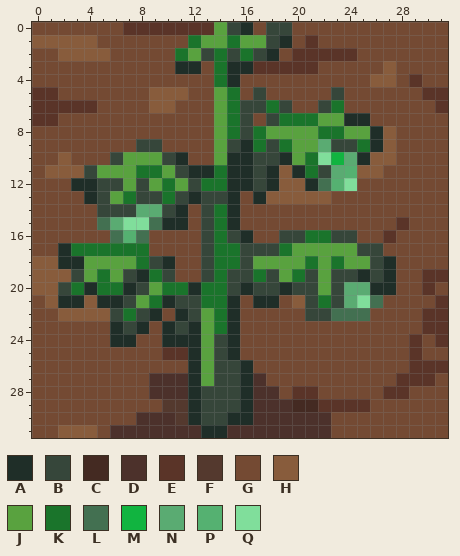
Two states of a pixel-art sprite, www/images/tomatoGrow2.png. Above, as it was before the edit.
The file is 32x32 pixels. Colours within 5 levels of each other are drawn and written as one.
Palette (. is transparent): A #1f2e28  B #36463a  C #442a22  D #4c312b  E #5a3428  F #54392e  G #744a33  H #885c3c  J #59a23f  K #1a742b  L #437051  M #11b440  N #5aab72  P #55b171  Q #80de9b
Pixels before, first column x 0:
 0 GGGGGGGEEEEEEEJBAGBBGGGGGGGGGGGG
 1 HHHHHGGGGGGGKJJKJJBAGEGGGGGGGGGG
 2 GGHHHHGGGGGKJBKBKBAGEEEEEGGGGGGG
 3 GGGGGGGGGGGAAGKAAEEEEEGGGGGHGGGG
 4 GGGGGGGGGGGGGGKAGGGGGGGGGGHHGEGG
 5 EEGGGGGGGHHHGGJKGBGGGGGBGGGGGGEE
 6 EEEEEGGGGHHGGGJKBBKBGGBKGGGGGGGE
 7 EEGGGGGGGGGGGGJKBGBKKKJJAAGGGGGG
 8 GGGGGGGGGGGGGGJKBKJJJJKKJJAHGGGG
 9 GGGGGGGGBBGGGGJBAKBKJJNBBKAHGGGG
10 GGHGGGBJJJBAGGJAABBAJKQMNAHHGGGG
11 GHHHBJJJKKJBAAKAABAHAKBNPHHGGGGG
12 GGGAABBJBJKJBKKAABAHHALPQGGGGGGG
13 GGGGABJKBBKBABBAGAHHHHHGGGGGGGGG
14 GGGGGBBBNNBAGBKAGGGGGGGGGGGGGGGG
15 GGGGGLNQQLAAGBKAGGGGGGGGGGGGEGGG
16 GGGGGGLPLGGGGBKBAGGBBKKBBGGEGGGG
17 GGAKKKKKKGGGGBKKBBBKJJJJJBBGGGGG
18 HHAAJJJJKBAGGBKKBJJJJKJKJJBAGGGG
19 HHHBJKJBAKBGGBKBBKBJKBJBBABAGGEE
20 HHBKAKKABJKKAKKBABBABBJBNNAAGGEG
21 GHAAHAABJKABBKKAGAAGHBKBNQLGGGGE
22 GGHHHHBKBAGABJKAGGGGGBBLLLGGGGEE
23 GGGGGGABAGABAJKAGGGGGGGGGGGGGGEE
24 GGGGGGAAGGAAAJBAGGGGGGGGGGGGGEGE
25 GGGGGGGGGGEEAJBAGGGGGGGGGGGGGEGG
26 GGGGGGGGGGGGAJBBAGGGGGGGGGGGGEEE
27 GGGGGGGGGDDDAJBBADGGGGGGGGGGEEEG
28 GGGGGGGGGDDDABBBADDGEEGGGGGEEGGG
29 GGGGGGGGGGFFABBBADDDCCEEEEGGGGGG
30 GGGGGGGGDDDFABBAADDDDDDGGGGGGGGG
31 GGHHHGDDDDDDDAADDDDDDDDGGGGGGGGG
New version:
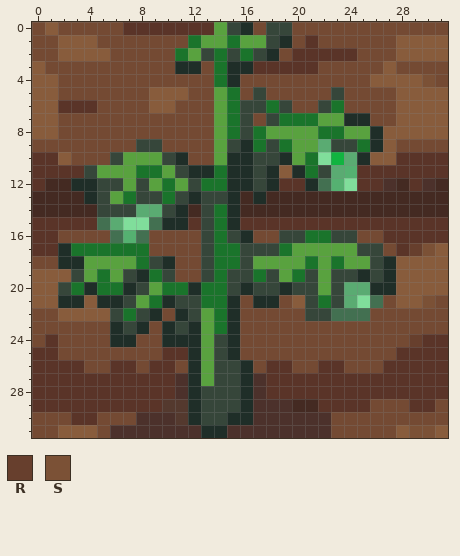
Colours new in this view: R #673f2d  S #7b5136
The edit:
Changed rows in their new state; - is an unchanged pixel.
first column x 0:
 0 -H------------------------------
 1 GG--------------------------HHHH
 2 ----------------------------HHHH
 3 H-------------------------------
 4 HH--------------------------HHS-
 5 HH--------------------------HHHH
 6 HH--------------------------HHHH
 7 HH--------------------------HHHH
 8 HH--------------------------HHHH
10 EE--------------------------EEEE
11 EEEE---------------------EEEEEEE
12 ECC----------------EE----EEDCEDC
13 CCCC------------C-CCCCCCCCCCCCCC
14 CCCCC-------C---CCCCCCCCCCCCCCCC
15 EEEEE-------E---EEEEEEEEEEEE-EEE
16 EE--------------------------EEEE
17 EE--------------------------ERSH
18 GG--------------------------HHHH
19 ----------------------------HHHH
20 ----------------------------HHHH
21 H---------------------------HHSG
22 ------------------------------GG
23 ------------------------------GG
24 -E---------------------------RE-
25 EE--------------------------E-EE
26 EEEE--EE-EE-------EE--EE---EE---
27 EEEEEEEEEEE-------EEEEEEEEEE---E
28 EEEEEEEEEEE-------EE--EEEEE--EEE
29 EEEEEEEEEE-------------------EE-
30 ---EE---------------------------
31 ----------------------------HSSH
Pixel boxes of the changes (left, top, right, bottom) in both pictures:
changed: (32, 22, 175, 425)
changed: (188, 35, 448, 438)
